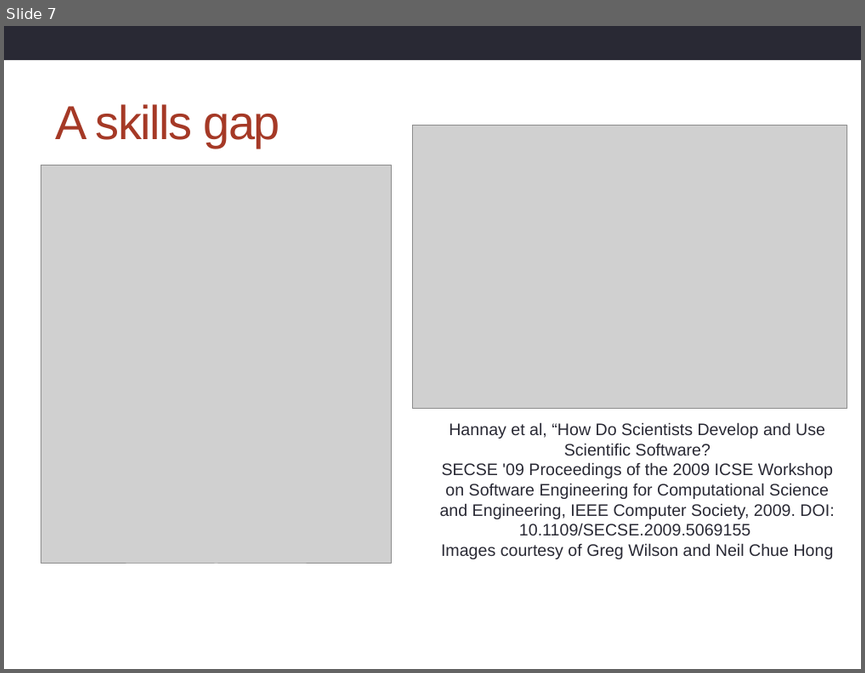
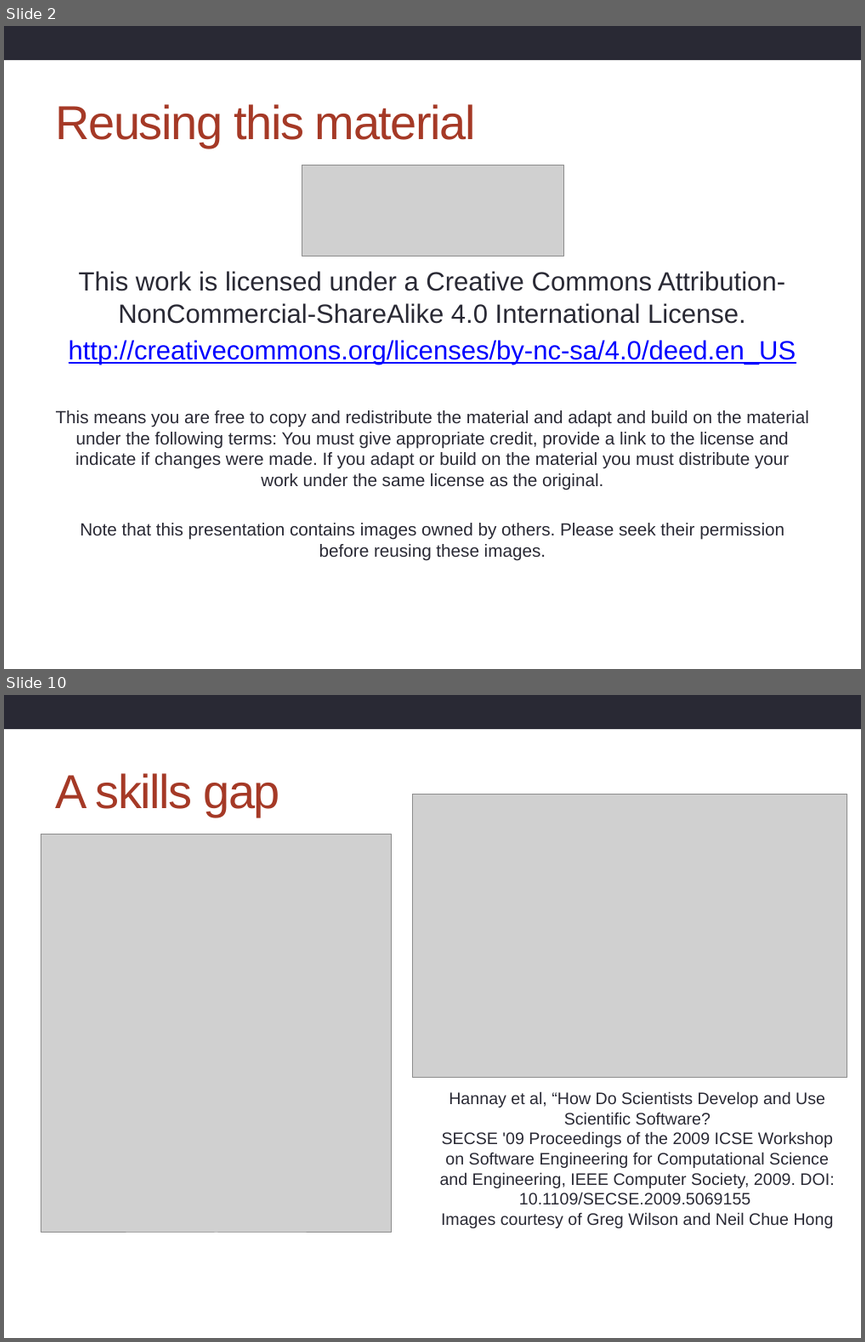
Before and after one commit to hpcarcher/2014-09-16-imperial, a slide deck: archer/Introduction.pptx. Shown one above the other, each under a label of ours: slide 7 before the commit, slides 2 and 10 after it; the slides between them are not shown. The pictures are 865x673 and 865x1342 pixels, drawn with LibreOffice and Linux fonts; fonts in the diff are those of the drawing; grey boxes stand for pictures; background and template pictures are left out. Boxes give left, top, right and bottom in pixels: in the first picture for what was removed or moved away, otherwise in the second. Text is boxed around its words. In the diff, an @@ line names an element or a change of style, - is before the commit and + after.

```diff
--- a/archer/Introduction.pptx
+++ b/archer/Introduction.pptx
@@ slide 2 added at [4, 26, 861, 669], background #FFFFFF; not listed: 1 template element that a slide beside it also shows @@
@@ title added at [55, 104, 476, 148], 40 pt, text #A53926 @@
+Reusing this material
@@ picture added at [302, 165, 563, 256] @@
@@ text added at [56, 271, 808, 561], 14.8 pt, text #292934 @@
+This work is licensed under a Creative Commons Attribution-NonCommercial-ShareAlike 4.0 International License.
+http://creativecommons.org/licenses/by-nc-sa/4.0/deed.en_US
+This means you are free to copy and redistribute the material and adapt and build on the material under the following terms: You must give appropriate credit, provide a link to the license and indicate if changes were made. If you adapt or build on the material you must distribute your work under the same license as the original.
+Note that this presentation contains images owned by others. Please seek their permission before reusing these images.
@@ what was slide 7 is now slide 10 @@
```
Also in this commit, not shown: 5 slides changed, 6 other slides added, 2 slides removed, 6 other files.
